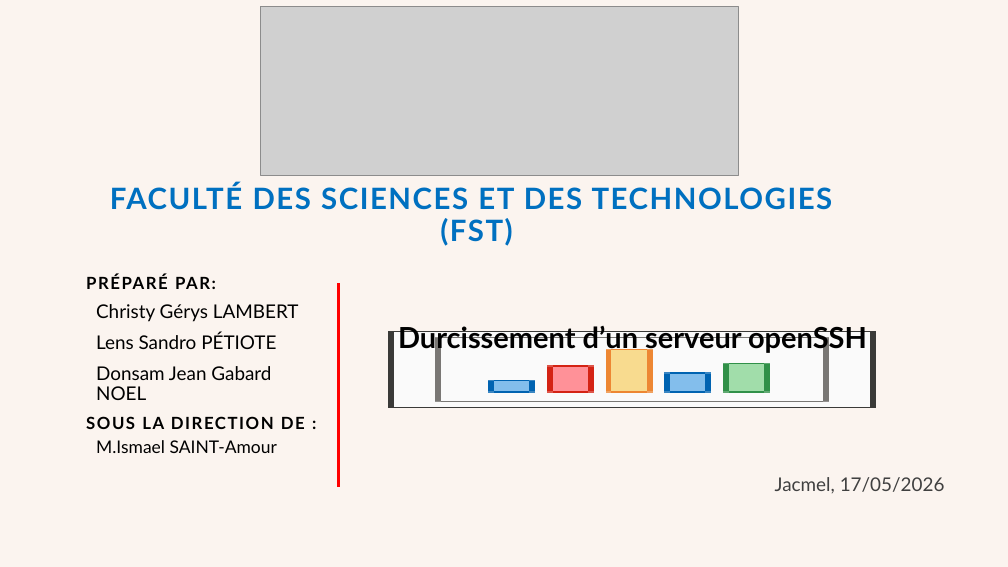
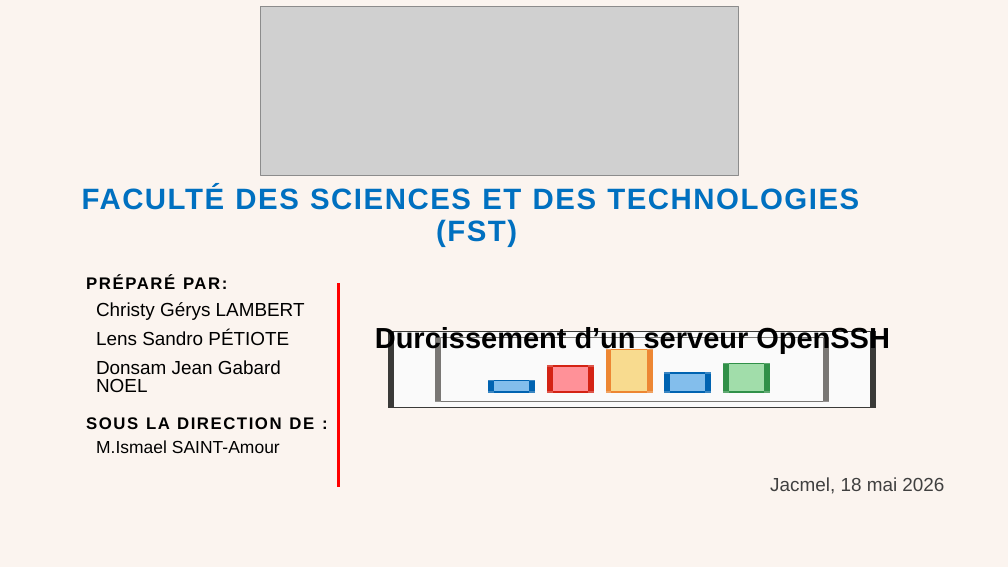
Before and after one commit to Christyy2/Projet-Final-ASI, a slide deck: slide 1 of Présentation-ASI.pptx. Drawn at 1008x567 pixels with LibreOffice and Linux fonts; fonts in the diff are those of the drawing; grey boxes stand for pictures. Boxes give left, top, right and bottom in pixels: in the first picture for what was removed or moved away, otherwise in the second. Text is boxed around its words. In the diff, an @@ line names an element or a change of style, - is before the commit and + after.

```diff
--- a/Présentation-ASI.pptx
+++ b/Présentation-ASI.pptx
@@ text "Christy Gérys LAMBERT" at [96,302,305,392]: font Lato to Arial; line spacing 0.9 to 0.8 @@
@@ text at [375,327,890,353]: text changed; font Lato to Arial @@
-Durcissement d’un serveur openSSH
+Durcissement d’un serveur OpenSSH
@@ font Lato to Arial in 4 elements at [82,186,859,247], [86,275,227,289], [86,417,314,429], [96,440,280,453] @@
@@ text at [770,477,944,494]: text changed; font Lato to Arial @@
-Jacmel, 17/05/2026
+Jacmel, 18 mai 2026
```
Also in this commit, not shown: 4 other slides changed, 9 slides added, 16 slides removed, 1 other file.
